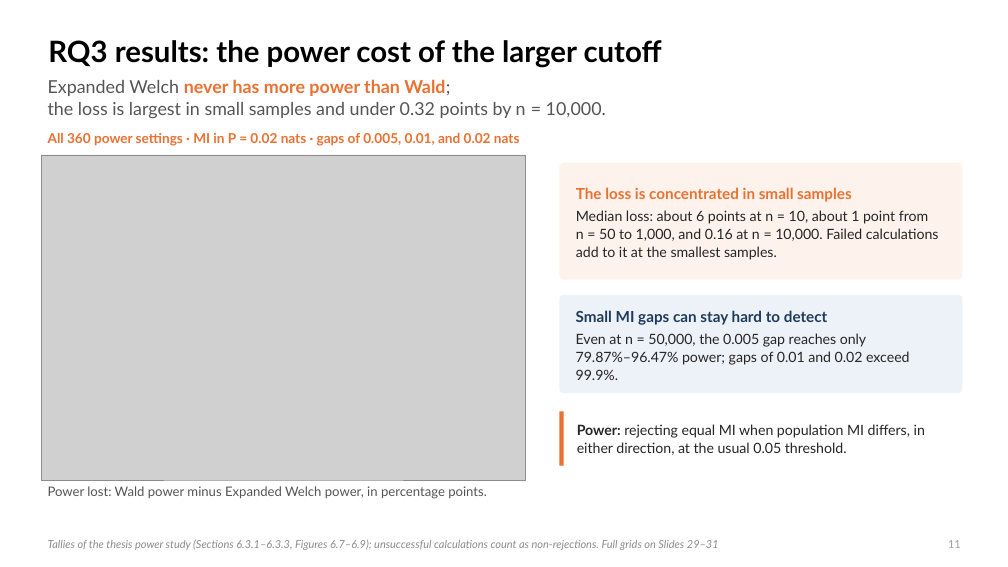
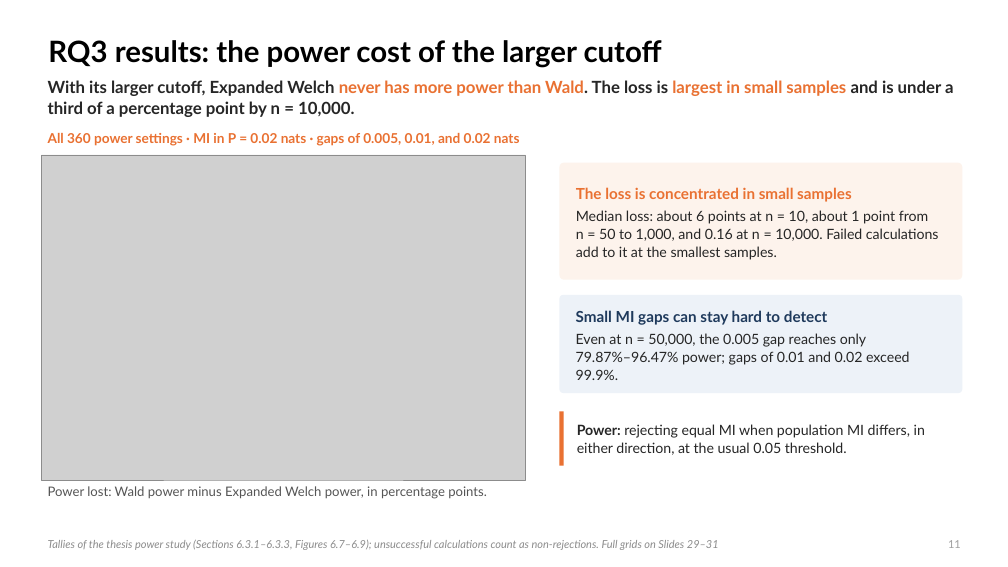
Before and after one commit to dzhao61/MCSResearchSimulations, a slide deck: slide 11 of Thesis Presentation/Daniel_Zhao_Welch_MI_Presentation_Final.pptx. Drawn at 1008x567 pixels with LibreOffice and Linux fonts; fonts in the diff are those of the drawing; grey boxes stand for pictures. Boxes give left, top, right and bottom in pixels: in the first picture for what was removed or moved away, otherwise in the second. Text is boxed around its words. In the diff, an @@ line names an element or a change of style, - is before the commit and + after.

```diff
--- a/Thesis Presentation/Daniel_Zhao_Welch_MI_Presentation_Final.pptx
+++ b/Thesis Presentation/Daniel_Zhao_Welch_MI_Presentation_Final.pptx
@@ text at (48,80,954,117): text changed; size 17 to 16 pt; text colour #555555 to #262626; bold on @@
-Expanded Welch never has more power than Wald;
-the loss is largest in small samples and under 0.32 points by n = 10,000.
+With its larger cutoff, Expanded Welch never has more power than Wald. The loss is largest in small samples and is under a third of a percentage point by n = 10,000.
```
Also in this commit, not shown: 22 other slides changed, 9 other files.
